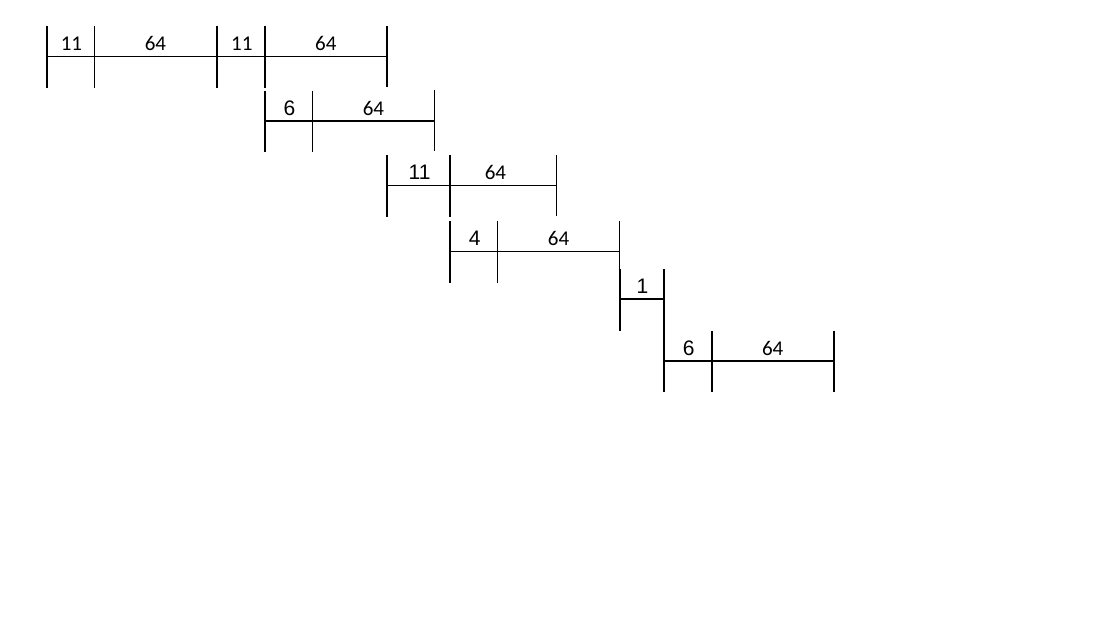
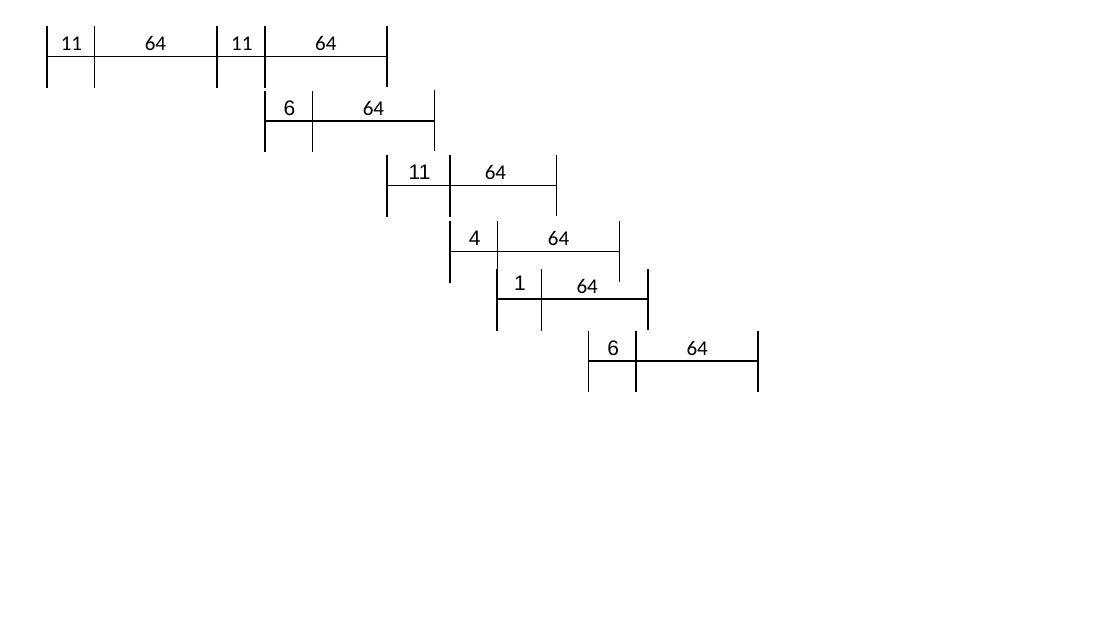
Before and after one commit to HirbodBehnam/Multicore-Assignments, a slide deck: slide 1 of 3/shapes/3-c.pptx. Drawn at 1120x630 pixels with LibreOffice and Linux fonts; fonts in the diff are those of the drawing. Boxes give left, top, right and bottom in pixels: in the first picture for what was removed or moved away, otherwise in the second. Text is boxed around its words. In the diff, an @@ line names an element or a change of style, - is before the commit and + after.

```diff
--- a/3/shapes/3-c.pptx
+++ b/3/shapes/3-c.pptx
@@ text "1": place and size @@
-text "1" at [637, 278, 649, 293]
+text "1" at [514, 275, 526, 290]
@@ line added from (648, 269) to (648, 330), #000000 1.5 pt @@
@@ line moved from (620, 270) - (620, 330) to (497, 270) - (497, 330) @@
@@ line moved from (619, 299) - (664, 299) to (497, 299) - (648, 299) @@
@@ line moved from (665, 270) - (665, 330) to (542, 270) - (542, 330) @@
@@ text added at [577, 278, 598, 300], 18 pt, text #000000 @@
+64
@@ 4 lines, 2 texts: place and size @@
-4 lines, 2 texts at [665, 330, 834, 392]
+4 lines, 2 texts at [589, 330, 759, 392]
```
Also in this commit, not shown: 5 other files.
